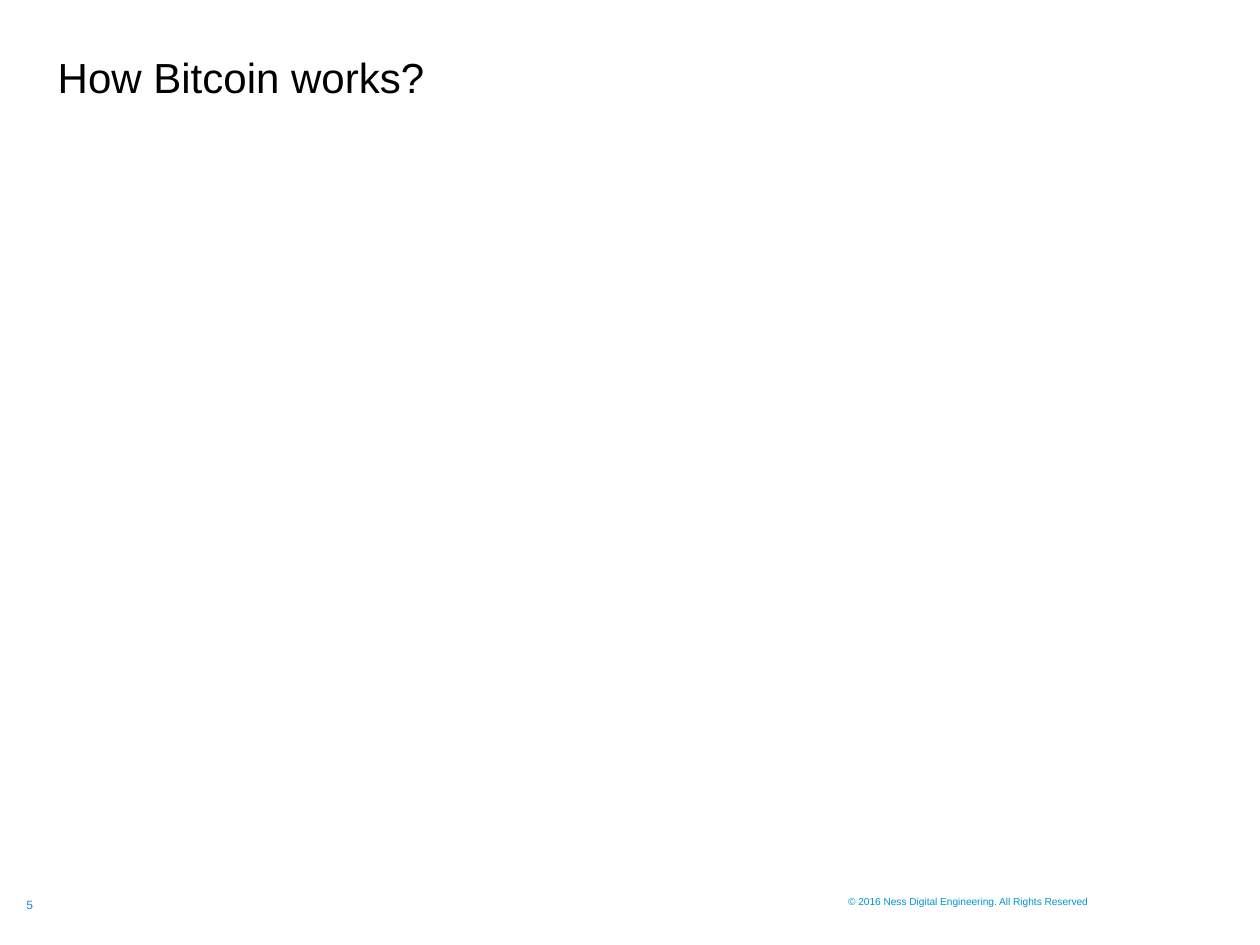
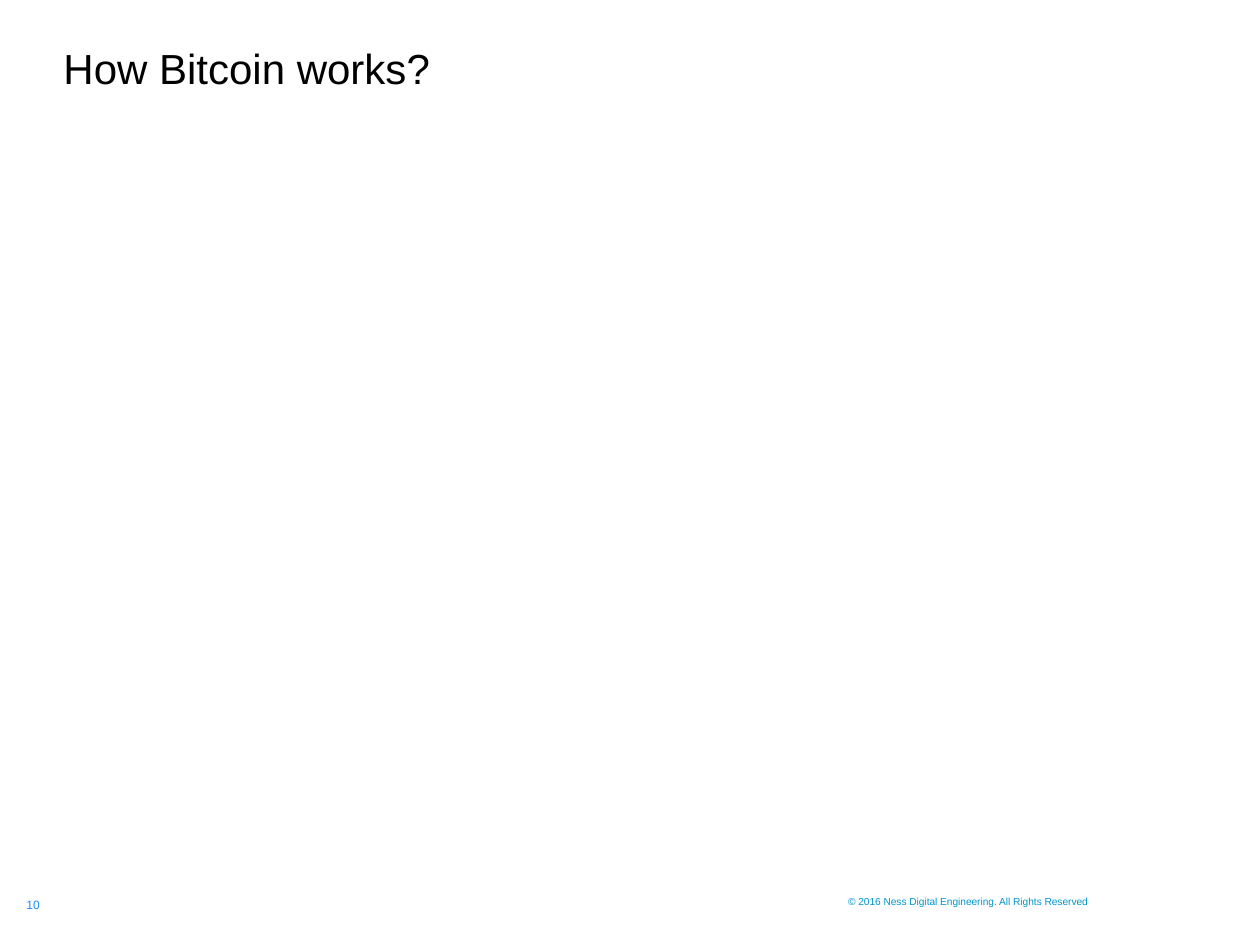
Before and after one commit to sagar-mahapatra-ness/traning, a slide deck: slide 10 of The_Raise_Of_Bitcoin_And_Other_Cryptocurrencies/Ness.pptx (slide 5 before the commit). Drawn at 1260x945 pixels with LibreOffice and Linux fonts; fonts in the diff are those of the drawing; background and template pictures are left out. Boxes give left, top, right and bottom in pixels: in the first picture for what was removed or moved away, otherwise in the second. Text is boxed around its words. In the diff, an @@ line names an element or a change of style, - is before the commit and + after.

```diff
--- a/The_Raise_Of_Bitcoin_And_Other_Cryptocurrencies/Ness.pptx
+++ b/The_Raise_Of_Bitcoin_And_Other_Cryptocurrencies/Ness.pptx
@@ title "How Bitcoin works?" moved from (x1=58, y1=62, x2=424, y2=94) to (x1=63, y1=53, x2=430, y2=85) @@
@@ page number at (x1=26, y1=900, x2=39, y2=909): text changed @@
-5
+10
```
Also in this commit, not shown: 2 other slides changed, 10 slides added, 6 slides removed, 27 other files.
